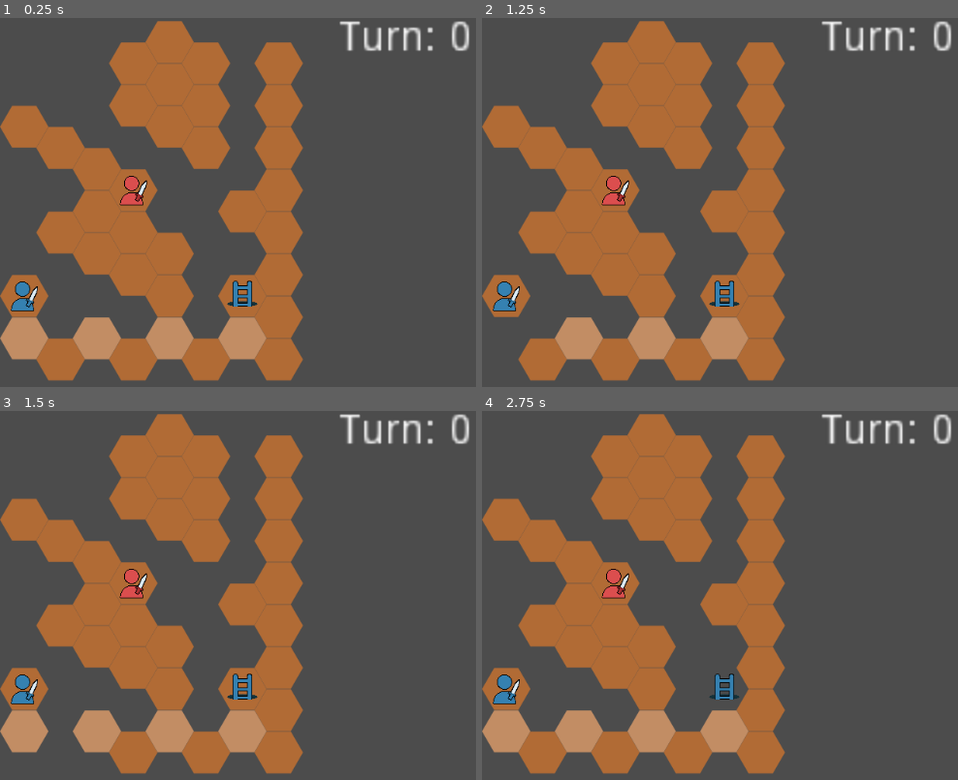
Above: before the commit, frames 1-4 (two rows, left to right).
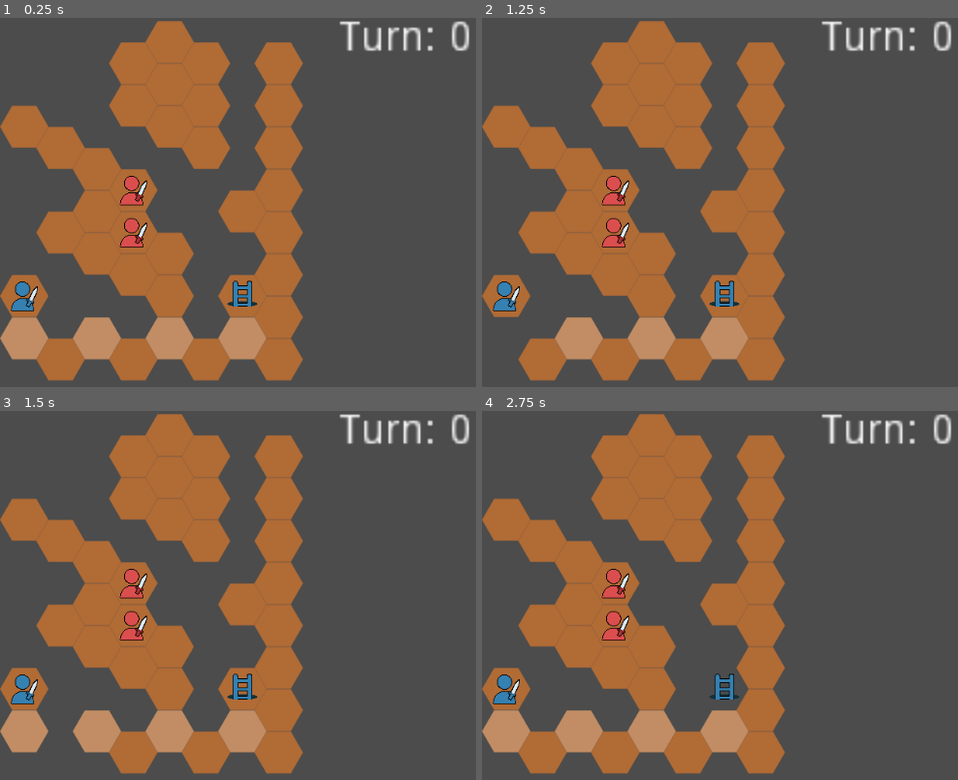
Above: after the commit, the same moments.

Repository: ra314/psiloi
Game: Godot game, scene res://Scenes/Main.tscn
Two runs of this game, one before a commit and one after it. Both use one fixed random seed, a clock stepped at 60 frames per second and the inputs below.
Inputs (mouse positions are in pixels of both pictures, inside the frame that each line leads up to):
- Up to frame 1 (0.25 s): no input
- Up to frame 2 (1.25 s): tap Enter at 0.5 s; move the mouse to (outside the picture) at 0.52 s; click (outside the picture) at 0.6 s
- Up to frame 3 (1.5 s): move the mouse to (233, 661) at 1.27 s; click (233, 661) at 1.35 s
- Up to frame 4 (2.75 s): move the mouse to (948, 536) at 2.02 s; click (948, 536) at 2.1 s

The runs differ from the first frame. In frame 1, 0.3% of the frame differs, in the area x 25-31%, y 54-63%; in frame 2, 0.3%; in frame 3, 0.3%; in frame 4, 0.3%.

Commit message:
Implemented Axe attack. Fixed bug that allowed friendly fire.

Diff:
--- a/Scenes/Main.tscn
+++ b/Scenes/Main.tscn
@@ -40,7 +40,9 @@
 
 [node name="Player" parent="Units" instance=ExtResource( 3 )]
 
-[node name="Enemy" parent="Units" instance=ExtResource( 4 )]
+[node name="Enemy1" parent="Units" instance=ExtResource( 4 )]
+
+[node name="Enemy2" parent="Units" instance=ExtResource( 4 )]
 
 [node name="TurnManager" type="Node2D" parent="."]
 script = ExtResource( 8 )
--- a/Scripts/Auto.gd
+++ b/Scripts/Auto.gd
@@ -3,7 +3,7 @@
 var pos_to_unit_map: Dictionary = {}
 const BLOCKING_TILES = {0:true, -1:true}
 enum TEAM {UNSET, PLAYER, ENEMY}
-enum ATTACK {STAB, SLASH, ARCHER, BOMBER, WIZARD, SHIELDBASH, LANCE}
+enum ATTACK {STAB, SLASH, AXE, ARCHER, BOMBER, WIZARD, SHIELDBASH, LANCE}
 var attack_enum_to_class_map = {ATTACK.ARCHER: ArcherStationaryAttack, \
 								ATTACK.BOMBER: BomberStationaryAttack, \
 								ATTACK.SHIELDBASH: ShieldBashStationaryAttack, \
--- a/Scripts/Main.gd
+++ b/Scripts/Main.gd
@@ -1,7 +1,8 @@
 extends Node2D
 
 const HERO_SPAWN_POS := Vector2(0,6)
-const ENEMY_SPAWN_POS := Vector2(3,3)
+const ENEMY_SPAWN_POS1 := Vector2(3,3)
+const ENEMY_SPAWN_POS2 := Vector2(3,4)
 const EXIT_POS := Vector2(6,6)
 
 onready var TurnManager = $TurnManager
@@ -15,14 +16,16 @@
 
 func initialize_units() -> void:
 	$Units/Player.init($TileMap, HERO_SPAWN_POS, AUTO.TEAM.PLAYER, \
-		HashSet.neww([AUTO.ATTACK.STAB, AUTO.ATTACK.LANCE]))
+		HashSet.neww([AUTO.ATTACK.STAB, AUTO.ATTACK.ARCHER]))
 	$Units/Player.can_move = true
 	AUTO.players_set = HashSet.neww([$Units/Player])
-	$Units/Enemy.init($TileMap, ENEMY_SPAWN_POS, AUTO.TEAM.ENEMY, \
-		HashSet.neww([AUTO.ATTACK.STAB, AUTO.ATTACK.SLASH]))
-	AUTO.enemies_set = HashSet.neww([$Units/Enemy])
+	$Units/Enemy1.init($TileMap, ENEMY_SPAWN_POS1, AUTO.TEAM.ENEMY, \
+		HashSet.neww([AUTO.ATTACK.SLASH]))
+	$Units/Enemy2.init($TileMap, ENEMY_SPAWN_POS2, AUTO.TEAM.ENEMY, \
+		HashSet.neww([AUTO.ATTACK.SLASH]))
+	AUTO.enemies_set = HashSet.neww([$Units/Enemy1, $Units/Enemy2])
 
-	AUTO.all_units = [$Units/Player, $Units/Enemy]
+	AUTO.all_units = [$Units/Player, $Units/Enemy1, $Units/Enemy2]
 
 func create_valid_procedural_level() -> void:
 	var num_tries = 0
@@ -34,7 +37,9 @@
 		LevelGenerator.apply_random_level_to_tilemap($TileMap)
 		path = NAVIGATOR.bfs_path(HERO_SPAWN_POS, EXIT_POS, $TileMap)
 		num_tries += 1
-		if $TileMap.get_cellv(ENEMY_SPAWN_POS) in AUTO.BLOCKING_TILES:
+		if $TileMap.get_cellv(ENEMY_SPAWN_POS1) in AUTO.BLOCKING_TILES:
+			path = []
+		if $TileMap.get_cellv(ENEMY_SPAWN_POS2) in AUTO.BLOCKING_TILES:
 			path = []
 	print("num_tries " + str(num_tries))
 	$TileMap.highlight_path(path)
--- a/Scripts/StationaryAttack/Archer.gd
+++ b/Scripts/StationaryAttack/Archer.gd
@@ -17,5 +17,8 @@
 	# Attack not possible, since target isn't a unit
 	if not (target_grid_pos in AUTO.pos_to_unit_map):
 		return false
-	AUTO.pos_to_unit_map[target_grid_pos].die()
+	var target_unit = AUTO.pos_to_unit_map.get(target_grid_pos, null)
+	if target_unit:
+		if unit.is_unit_on_other_team(target_unit):
+			target_unit.die()
 	return true
--- /dev/null
+++ b/Scripts/StationaryAttack/Axe.gd
@@ -0,0 +1,30 @@
+extends StationaryAttackInterface
+class_name AxeStationaryAttack
+const AXE_ATTACK_RANGE := 1
+
+func get_attack_type():
+	return AUTO.ATTACK.AXE
+
+func get_attack_range() -> int:
+	return AXE_ATTACK_RANGE
+
+func get_possible_target_tiles(grid_pos: Vector2) -> Array:
+	return NAVIGATOR.get_grid_positions_within_distance(grid_pos, AXE_ATTACK_RANGE)
+
+func perform_attack(target_grid_pos: Vector2, tilemap: CustomTileMap, unit) -> bool:
+	if not .perform_attack(target_grid_pos, tilemap, unit):
+		return false
+	# Attack not possible, since target isn't a unit
+	if not (target_grid_pos in AUTO.pos_to_unit_map):
+		return false
+	var left_and_right_poss = HashSet.intersection(\
+					HashSet.neww(NAVIGATOR.get_surrounding_tiles(target_grid_pos)),\
+					HashSet.neww(NAVIGATOR.get_surrounding_tiles(unit.grid_pos)))
+	var kill_zone_poss = left_and_right_poss
+	kill_zone_poss.append(target_grid_pos)
+	for kill_zone_pos in kill_zone_poss:
+		var target_unit = AUTO.pos_to_unit_map.get(kill_zone_pos, null)
+		if target_unit:
+			if unit.is_unit_on_other_team(target_unit):
+				target_unit.die()
+	return true
--- a/Scripts/StationaryAttack/ShieldBash.gd
+++ b/Scripts/StationaryAttack/ShieldBash.gd
@@ -33,7 +33,8 @@
 		var new_pos_for_unit = NAVIGATOR.call(attack_dir, bashed_unit.grid_pos)
 		# Kill unit if pushed into a blocked tile
 		if tilemap.get_cellv(new_pos_for_unit) in AUTO.BLOCKING_TILES:
-			bashed_unit.die()
+			if unit.is_unit_on_other_team(bashed_unit):
+				bashed_unit.die()
 		else:
 			bashed_unit.move_with_bfs_to(new_pos_for_unit)
 	return true
--- a/Scripts/StationaryAttack/Wizard.gd
+++ b/Scripts/StationaryAttack/Wizard.gd
@@ -26,6 +26,8 @@
 		return false
 	for attacked_grid_pos in \
 		NAVIGATOR.get_grid_positions_along_line(curr_grid_pos, WIZARD_BLAST_RANGE, attack_direction):
-		if attacked_grid_pos in AUTO.pos_to_unit_map:
-			AUTO.pos_to_unit_map[attacked_grid_pos].die()
+		var target_unit = AUTO.pos_to_unit_map.get(attacked_grid_pos, null)
+		if target_unit:
+			if unit.is_unit_on_other_team(target_unit):
+				target_unit.die()
 	return true
--- a/Scripts/Unit.gd
+++ b/Scripts/Unit.gd
@@ -54,6 +54,10 @@
 	add_child(timer)
 	timer.start()
 
+# Returns true if the provided unit is on the other tream
+func is_unit_on_other_team(unit):
+	return unit.team_enum == AUTO.get_other_team_enum(team_enum)
+
 # Attacks if you move directly towards a unit and are now adjacent
 func check_and_perform_stab_attack(prev_grid_pos: Vector2) -> void:
 	if not (AUTO.ATTACK.STAB in allowed_attack_enums):
@@ -62,7 +66,8 @@
 	if !(target_grid_pos in AUTO.pos_to_unit_map):
 		return
 	var enemy: Unit = AUTO.pos_to_unit_map[target_grid_pos]
-	enemy.die()
+	if is_unit_on_other_team(enemy):
+		enemy.die()
 
 # Kills an enemy unit if you were and are adjacent to an enemey unit
 func check_and_perform_slash_attack(prev_grid_pos: Vector2) -> void:
@@ -75,7 +80,8 @@
 	for target_grid_pos in target_poss:
 		var target_unit = AUTO.pos_to_unit_map.get(target_grid_pos, null)
 		if target_unit:
-			target_unit.die()
+			if is_unit_on_other_team(target_unit):
+				target_unit.die()
 
 func move_unit_directly_to(new_grid_pos: Vector2) -> void:
 	position = tilemap.map_to_world(new_grid_pos)
--- a/project.godot
+++ b/project.godot
@@ -13,6 +13,11 @@
 "class": "ArcherStationaryAttack",
 "language": "GDScript",
 "path": "res://Scripts/StationaryAttack/Archer.gd"
+}, {
+"base": "StationaryAttackInterface",
+"class": "AxeStationaryAttack",
+"language": "GDScript",
+"path": "res://Scripts/StationaryAttack/Axe.gd"
 }, {
 "base": "StationaryAttackInterface",
 "class": "BomberStationaryAttack",
@@ -61,6 +66,7 @@
 } ]
 _global_script_class_icons={
 "ArcherStationaryAttack": "",
+"AxeStationaryAttack": "",
 "BomberStationaryAttack": "",
 "CustomTileMap": "",
 "HashSet": "",
